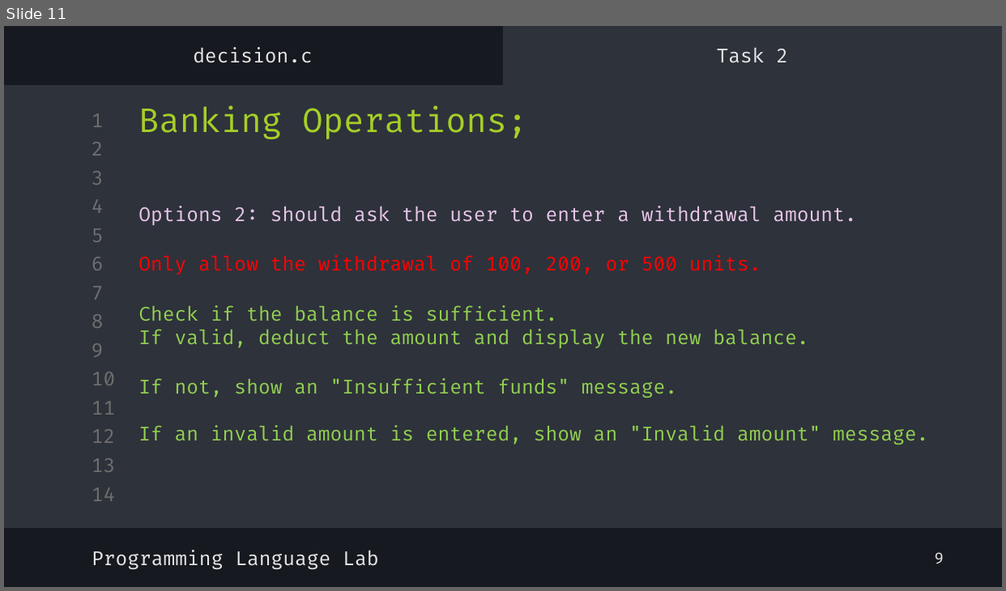
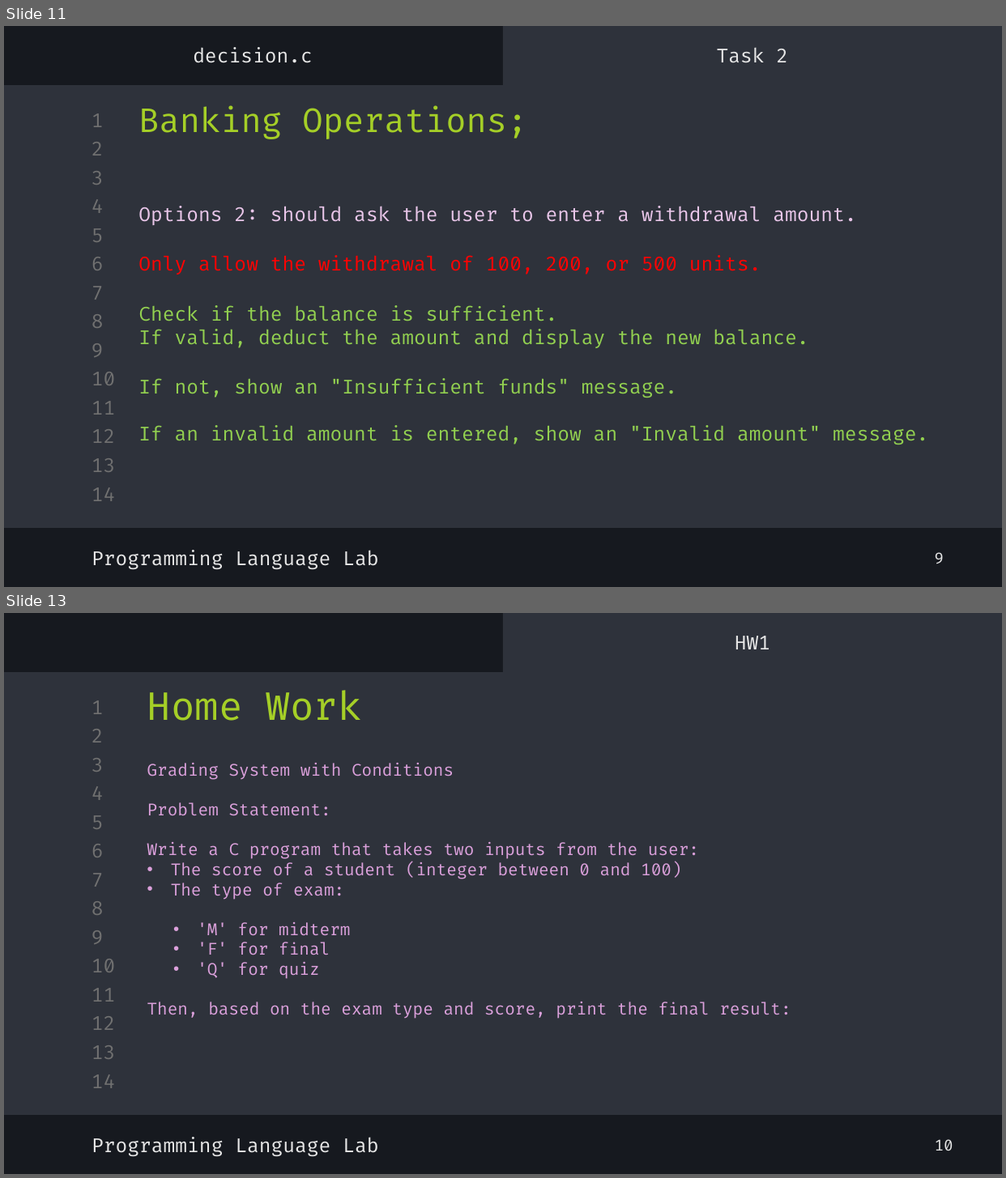
Before and after one commit to shayan-naghizadeh/C-Lab-AUT, a slide deck: slides/4.Decision/Decision.pptx. Shown one above the other, each under a label of ours: slide 11 before the commit, slides 11 and 13 after it; the slides between them are not shown. The pictures are 1006x591 and 1006x1178 pixels, drawn with LibreOffice and Linux fonts; fonts in the diff are those of the drawing. Boxes give left, top, right and bottom in pixels: in the first picture for what was removed or moved away, otherwise in the second. Text is boxed around its words. In the diff, an @@ line names an element or a change of style, - is before the commit and + after.

```diff
--- a/slides/4.Decision/Decision.pptx
+++ b/slides/4.Decision/Decision.pptx
@@ slide 13 added at (x1=4, y1=613, x2=1002, y2=1174), background #16191F; not listed: 16 template elements that a slide beside it also shows @@
@@ subtitle added at (x1=735, y1=636, x2=770, y2=649), 14 pt, text #E7E7E7 @@
+HW1
@@ title added at (x1=147, y1=690, x2=362, y2=721), 28 pt, text #A5CF27 @@
+Home Work
@@ text added at (x1=147, y1=763, x2=791, y2=1019), 12 pt, text #DBA0DB @@
+Grading System with Conditions
+Problem Statement:
+Write a C program that takes two inputs from the user:
+• The score of a student (integer between 0 and 100)
+• The type of exam:
+  • 'M' for midterm
+  • 'F' for final
+  • 'Q' for quiz
+Then, based on the exam type and score, print the final result:
@@ subtitle added at (x1=91, y1=1137, x2=378, y2=1157), 14 pt, text #E7E7E7 @@
+Programming Language Lab
@@ text added at (x1=935, y1=1139, x2=953, y2=1151), 11 pt, text #E7E7E7 @@
+10
```
Also in this commit, not shown: 1 slide changed, 1 other slide added, 6 other files.
